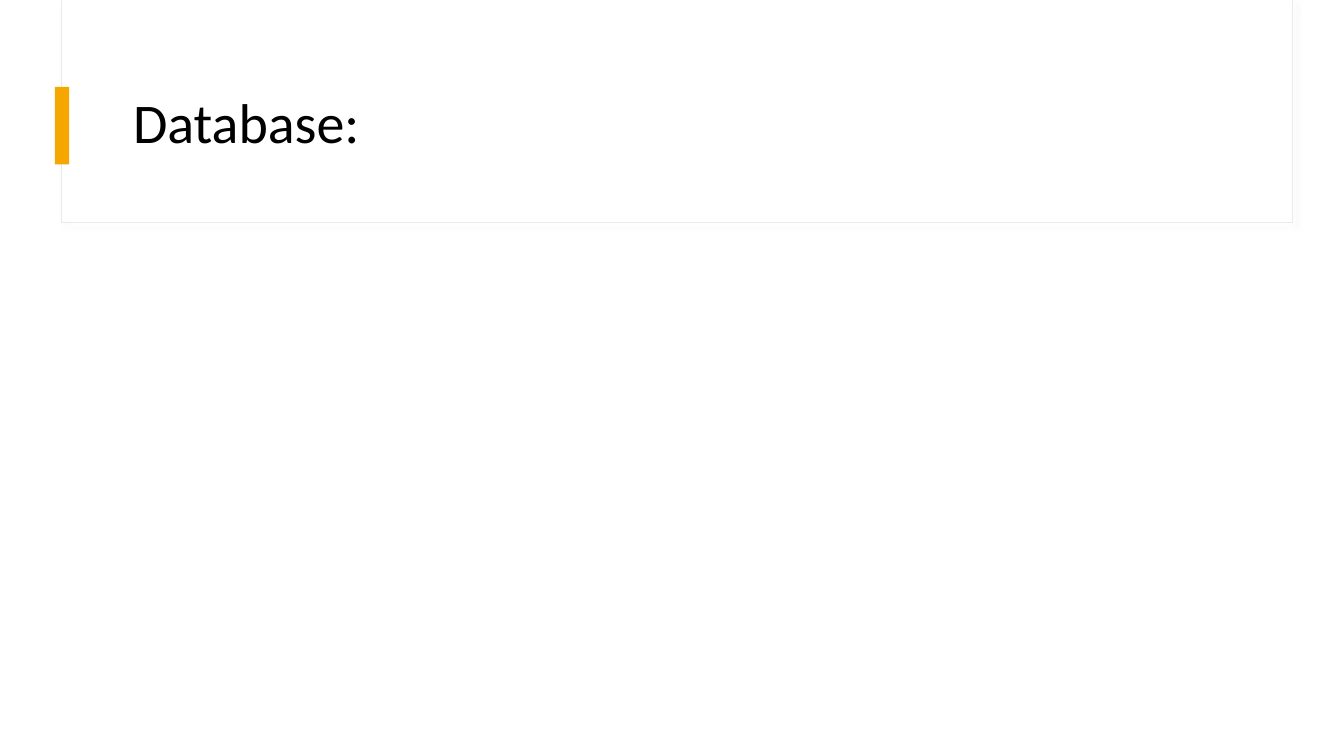
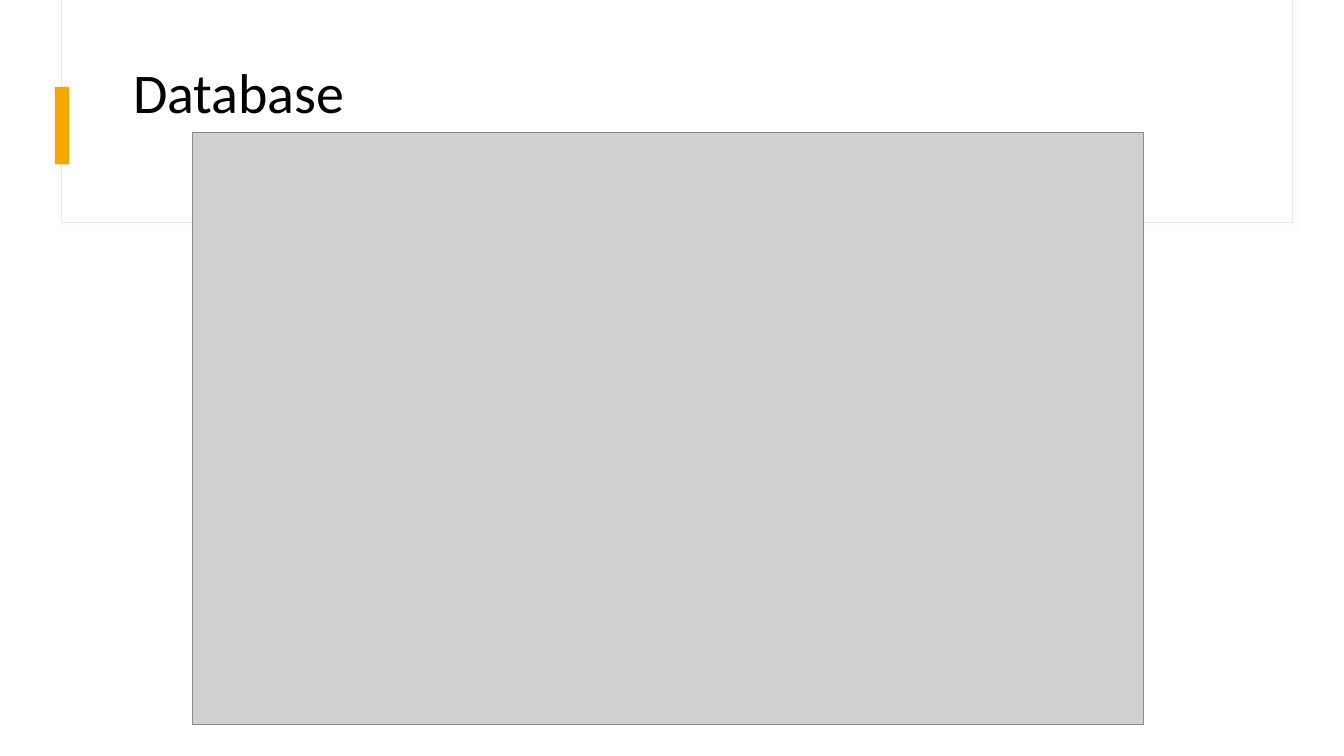
Before and after one commit to futurename/IPD20-DotNetProject, a slide deck: slide 9 of Documentation/ProjectStockMonitor.pptx (slide 5 before the commit). Drawn at 1344x756 pixels with LibreOffice and Linux fonts; fonts in the diff are those of the drawing; grey boxes stand for pictures. Boxes give left, top, right and bottom in pixels: in the first picture for what was removed or moved away, otherwise in the second. Text is boxed around its words. In the diff, an @@ line names an element or a change of style, - is before the commit and + after.

```diff
--- a/Documentation/ProjectStockMonitor.pptx
+++ b/Documentation/ProjectStockMonitor.pptx
@@ title at (x1=133, y1=74, x2=344, y2=114): text changed @@
-Database:
+Database
@@ picture added at (x1=193, y1=133, x2=1143, y2=726) @@
```
Also in this commit, not shown: 3 other slides changed, 21 slides added, 9 slides removed, 12 other files.
